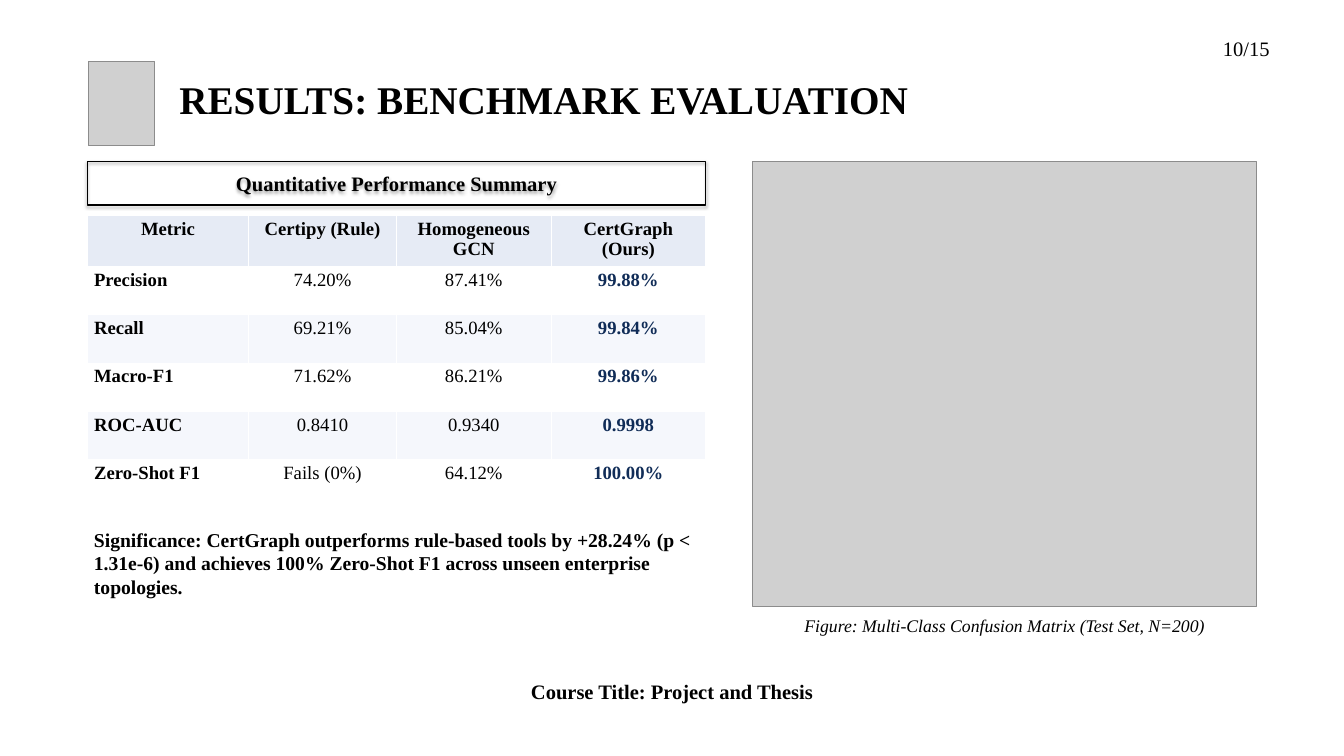
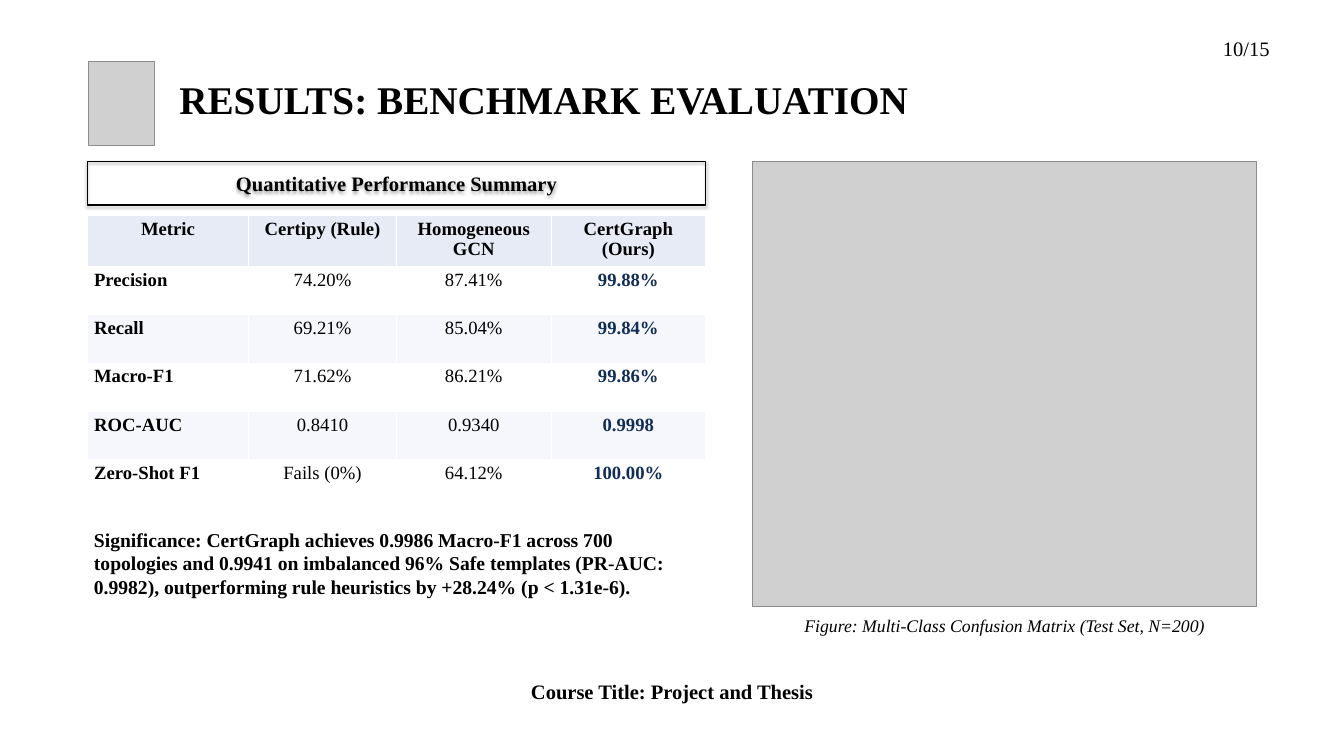
Before and after one commit to hasanshahriar32/GOAD, a slide deck: slide 10 of thesis_paper/certgraph_thesis_defense.pptx. Drawn at 1344x756 pixels with LibreOffice and Linux fonts; fonts in the diff are those of the drawing; grey boxes stand for pictures; background and template pictures are left out. Boxes give left, top, right and bottom in pixels: in the first picture for what was removed or moved away, otherwise in the second. Text is boxed around its words. In the diff, an @@ line names an element or a change of style, - is before the commit and + after.

```diff
--- a/thesis_paper/certgraph_thesis_defense.pptx
+++ b/thesis_paper/certgraph_thesis_defense.pptx
@@ text at box(94, 533, 663, 599): text changed @@
-Significance: CertGraph outperforms rule-based tools by +28.24% (p < 1.31e-6) and achieves 100% Zero-Shot F1 across unseen enterprise topologies.
+Significance: CertGraph achieves 0.9986 Macro-F1 across 700 topologies and 0.9941 on imbalanced 96% Safe templates (PR-AUC: 0.9982), outperforming rule heuristics by +28.24% (p < 1.31e-6).
```
Also in this commit, not shown: 5 other slides changed, 3 other files.
